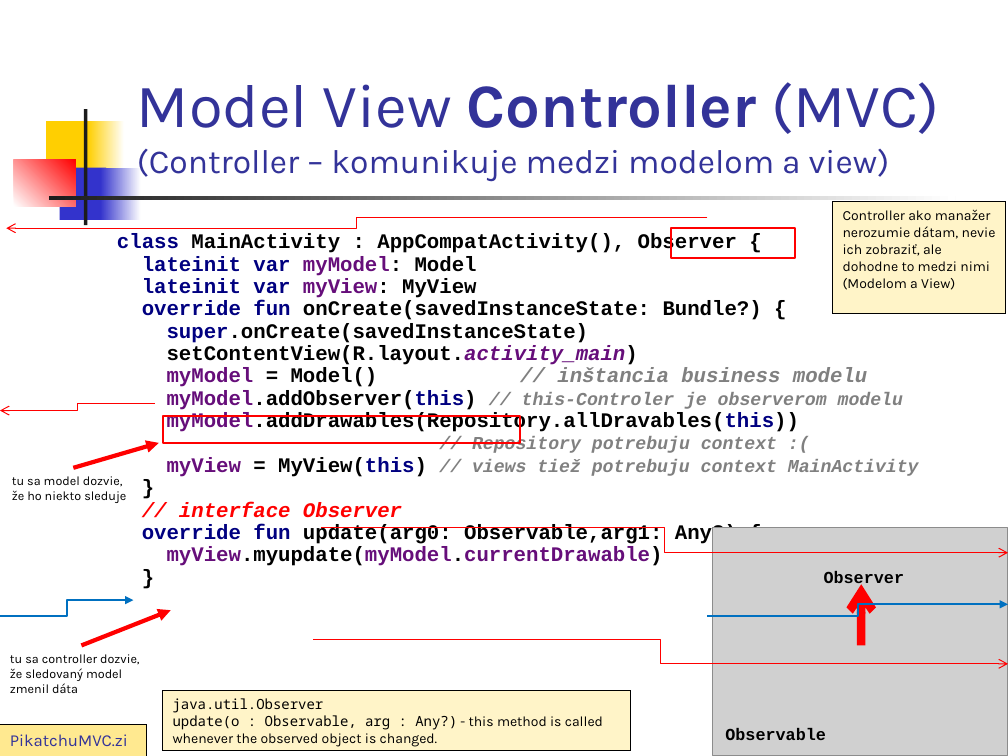
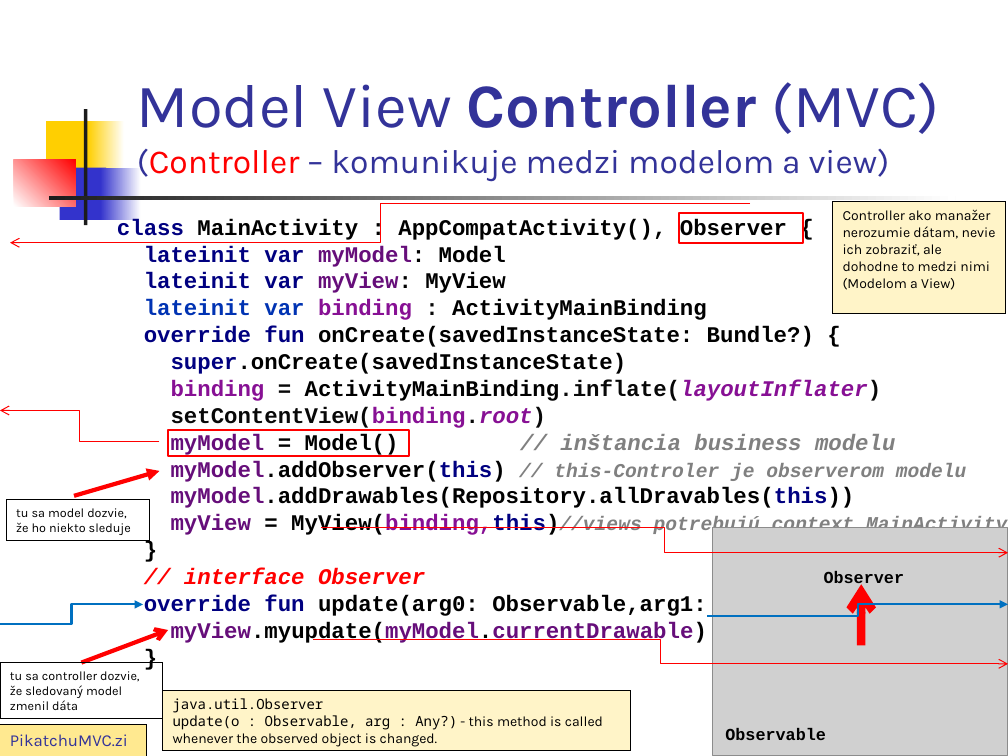
Before and after one commit to vmandro/Prednasky, a slide deck: slide 6 of 07/07_Android.ppt. Drawn at 1008x756 pixels with LibreOffice and Linux fonts; fonts in the diff are those of the drawing; grey boxes stand for pictures. Boxes give left, top, right and bottom in pixels: in the first picture for what was removed or moved away, otherwise in the second. Text is boxed around its words. In the diff, an @@ line names an element or a change of style, - is before the commit and + after.

```diff
--- a/07/07_Android.ppt
+++ b/07/07_Android.ppt
@@ title "Model View Controller (MVC) (Controller ..." at [137, 82, 940, 181]: text colour #333399 to #FF0000 in "(Controller" @@
@@ elbow arrow moved from (708, 218) - (6, 228) to (750, 204) - (10, 243) @@
@@ text at [117, 219, 1007, 645]: text changed; size 14.8 to 16 pt @@
-class MainActivity : AppCompatActivity(), Observer {
-lateinit var myModel: Model
-lateinit var myView: MyView
-override fun onCreate(savedInstanceState: Bundle?) {
-super.onCreate(savedInstanceState)
-setContentView(R.layout.activity_main)
-myModel = Model() // inštancia business modelu
-myModel.addObserver(this) // this-Controler je observerom modelu
-myModel.addDrawables(Repository.allDravables(this))
-// Repository potrebuju context :(
-myView = MyView(this) // views tiež potrebuju context MainActivity
-}
-// interface Observer
-override fun update(arg0: Observable,arg1: Any?) {
-myView.myupdate(myModel.currentDrawable)
-}
+class MainActivity : AppCompatActivity(), Observer {
+lateinit var myModel: Model
+lateinit var myView: MyView
+lateinit var binding : ActivityMainBinding
+override fun onCreate(savedInstanceState: Bundle?) {
+super.onCreate(savedInstanceState)
+binding = ActivityMainBinding.inflate(layoutInflater)
+setContentView(binding.root)
+myModel = Model() // inštancia business modelu
+myModel.addObserver(this) // this-Controler je observerom modelu
+myModel.addDrawables(Repository.allDravables(this))
+myView = MyView(binding,this)//views potrebujú context MainActivity
+}
+// interface Observer
+override fun update(arg0: Observable,arg1: Any?) {
+myView.myupdate(myModel.currentDrawable)
+}
@@ rectangle: place and size @@
-rectangle at [670, 228, 794, 258]
+rectangle at [679, 213, 803, 243]
@@ elbow arrow moved from (154, 403) - (0, 410) to (159, 442) - (0, 410) @@
@@ rectangle: place and size @@
-rectangle at [162, 416, 519, 443]
+rectangle at [168, 429, 409, 456]
@@ arrow moved from (74, 468) - (159, 443) to (74, 496) - (159, 471) @@
@@ rectangle "tu sa model dozvie, že ..." at [6, 500, 149, 540]: outline none to #000000 0.74 pt @@
@@ rectangle "tu sa model dozvie, že ...": place and size @@
-rectangle "tu sa model dozvie, že ..." at [12, 476, 126, 503]
+rectangle "tu sa model dozvie, že ..." at [6, 500, 149, 540]
@@ elbow arrow moved from (0, 616) - (133, 600) to (0, 624) - (143, 605) @@
@@ arrow moved from (82, 645) - (170, 610) to (82, 662) - (168, 630) @@
@@ arrow (82, 662) - (168, 630): arrowheads changed @@
@@ rectangle "tu sa controller dozvie, že ...": place and size @@
-rectangle "tu sa controller dozvie, že ..." at [10, 654, 140, 693]
+rectangle "tu sa controller dozvie, že ..." at [0, 662, 162, 718]
@@ rectangle "tu sa controller dozvie, že ..." at [0, 662, 162, 718]: outline none to #000000 0.74 pt @@
```
Also in this commit, not shown: 20 other slides changed, 1 other file.
